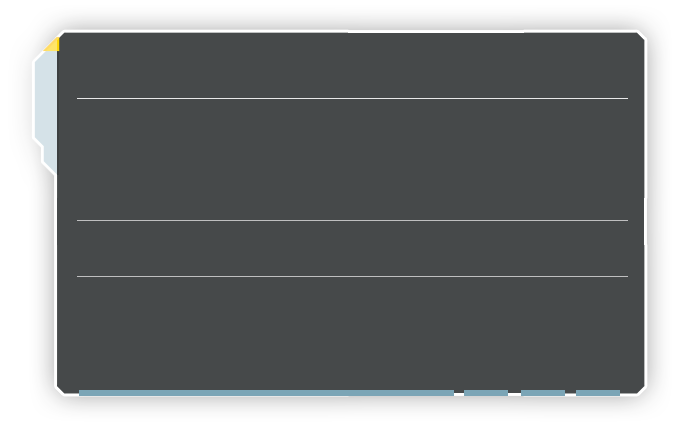
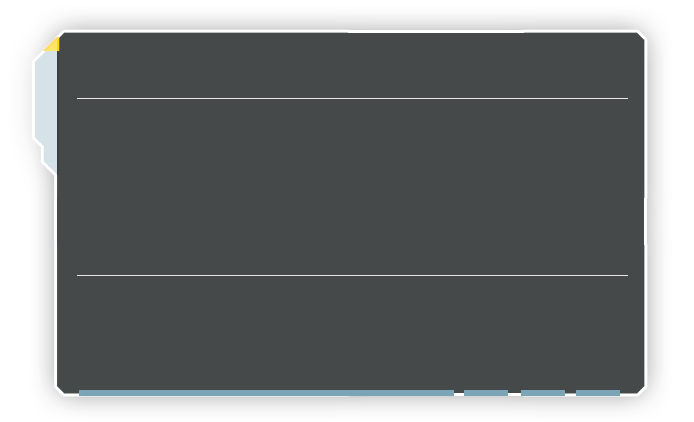
Layer changes from the first w=694, h=422 image to the second:
removed layer "Слой 2 копия 2" (was 65%) over [77, 220, 628, 221]
renamed "Слой 2 копия" to "Слой 2", hid it, opacity 65% → 100%, painted on it over [77, 220, 628, 277]
showed "Слой 1", moved it above "Слой 0", painted on it over [77, 220, 628, 277]
